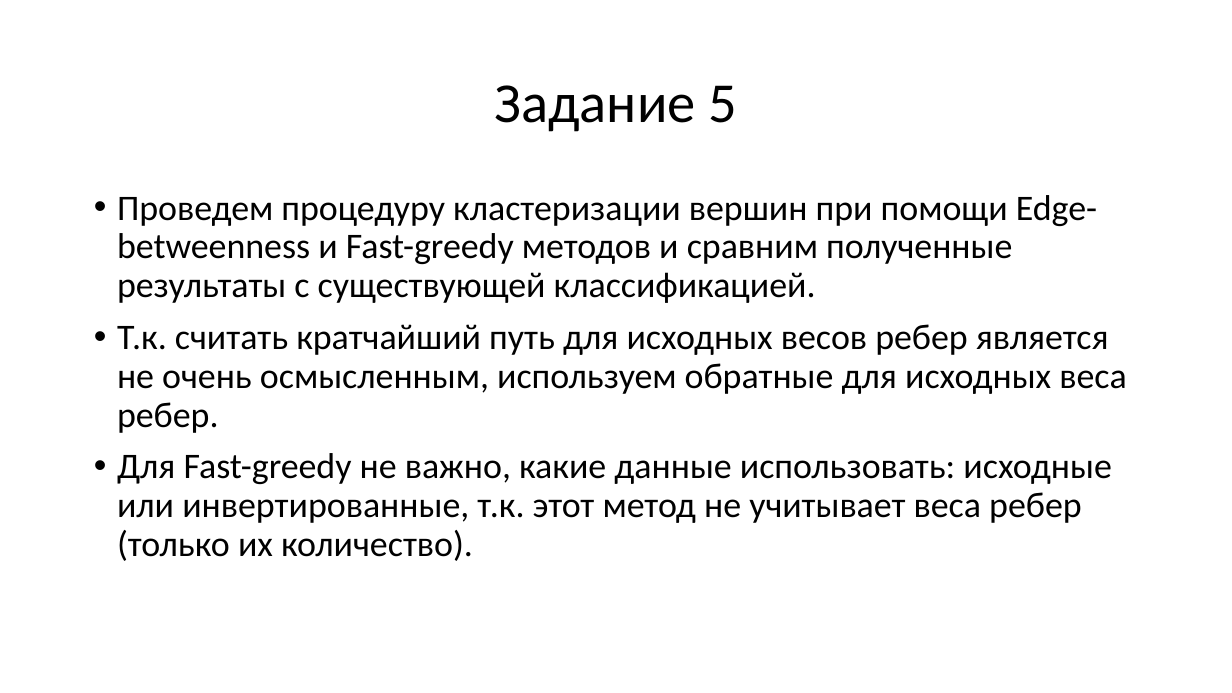
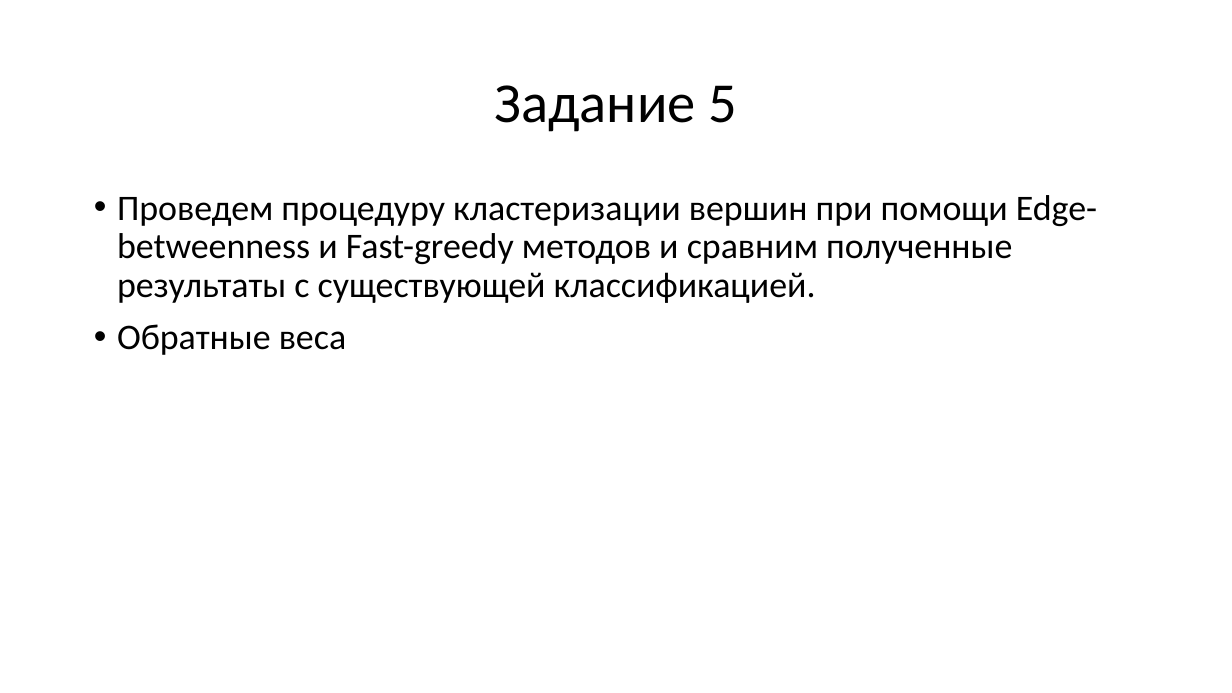
Before and after one commit to justniks/RProjects_EF, a slide deck: slide 28 of Networks/Issledovanie_nauchnogo_sotrudnichestva_v_Novoy_Zelandii.pptx (slide 29 before the commit). Drawn at 1232x693 pixels with LibreOffice and Linux fonts; fonts in the diff are those of the drawing. Boxes give left, top, right and bottom in pixels: in the first picture for what was removed or moved away, otherwise in the second. Text is boxed around its words. In the diff, an @@ line names an element or a change of style, - is before the commit and + after.

```diff
--- a/Networks/Issledovanie_nauchnogo_sotrudnichestva_v_Novoy_Zelandii.pptx
+++ b/Networks/Issledovanie_nauchnogo_sotrudnichestva_v_Novoy_Zelandii.pptx
@@ text at bbox=[117, 324, 346, 355]: text changed @@
-• Т.к. считать кратчайший путь для исходных весов ребер является не очень осмысленным, используем обратные для исходных веса ребер.
-• Для Fast-greedy не важно, какие данные использовать: исходные или инвертированные, т.к. этот метод не учитывает веса ребер (только их количество).
+• Обратные веса
```
Also in this commit, not shown: 7 other slides changed, 1 slide removed, 1 other file.
